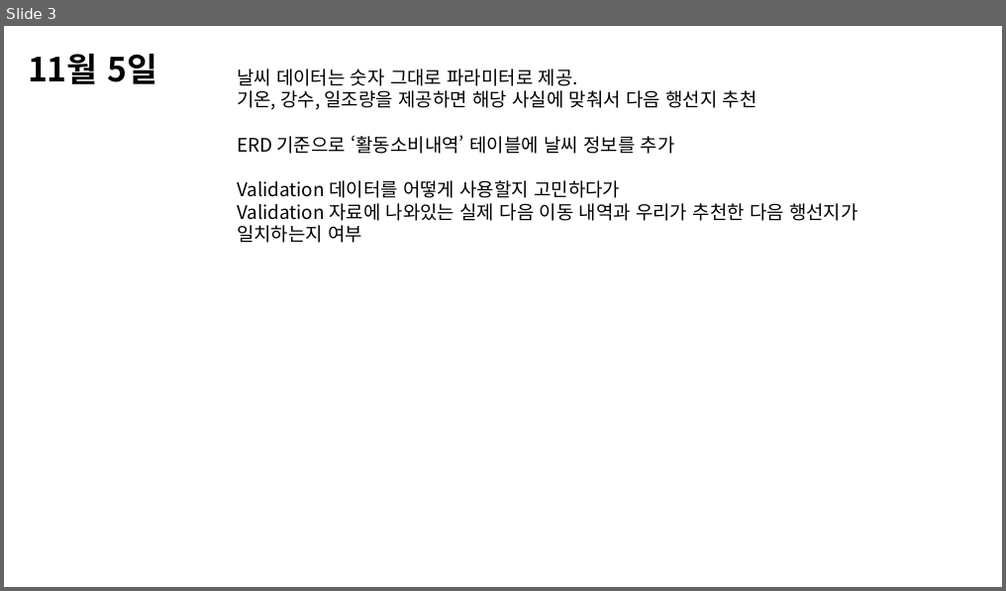
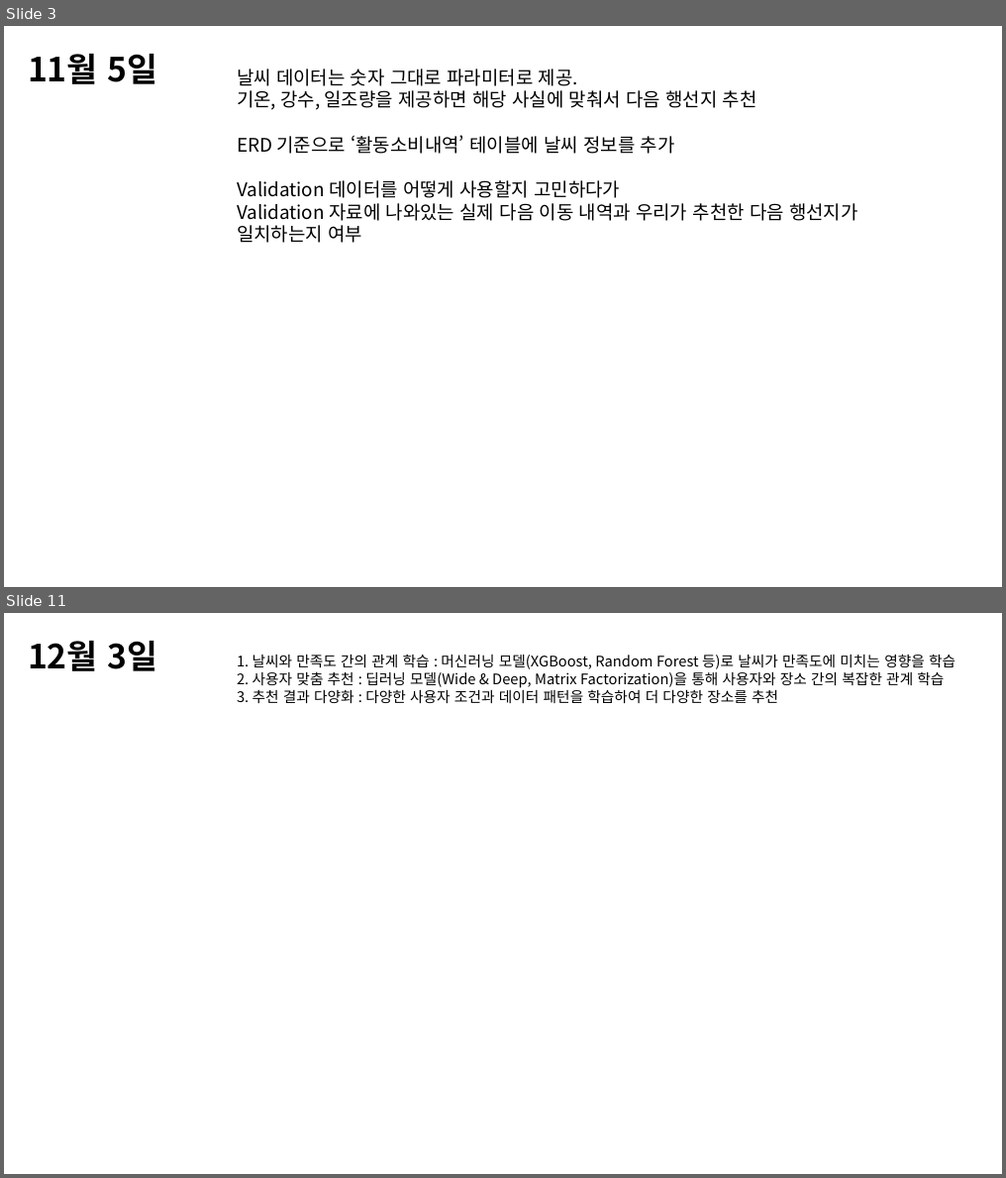
Before and after one commit to higun295/ApprenticeProject, a slide deck: Project_20241105.pptx. Shown one above the other, each under a label of ours: slide 3 before the commit, slides 3 and 11 after it; the slides between them are not shown. The pictures are 1006x591 and 1006x1178 pixels, drawn with LibreOffice and Linux fonts; fonts in the diff are those of the drawing. Boxes give left, top, right and bottom in pixels: in the first picture for what was removed or moved away, otherwise in the second. Text is boxed around its words. In the diff, an @@ line names an element or a change of style, - is before the commit and + after.

```diff
--- a/Project_20241105.pptx
+++ b/Project_20241105.pptx
@@ slide 11 added at <box>4,613,1002,1174</box>, background #FFFFFF @@
@@ text added at <box>28,641,157,671</box>, 32 pt, text #000000, bold @@
+12월 3일
@@ text added at <box>237,654,955,703</box>, 14 pt, text #000000 @@
+1. 날씨와 만족도 간의 관계 학습 : 머신러닝 모델(XGBoost, Random Forest 등)로 날씨가 만족도에 미치는 영향을 학습
+2. 사용자 맞춤 추천 : 딥러닝 모델(Wide & Deep, Matrix Factorization)을 통해 사용자와 장소 간의 복잡한 관계 학습
+3. 추천 결과 다양화 : 다양한 사용자 조건과 데이터 패턴을 학습하여 더 다양한 장소를 추천
```
Also in this commit, not shown: 3 slides changed, 7 other slides added, 1 slide removed, 21 other files.
